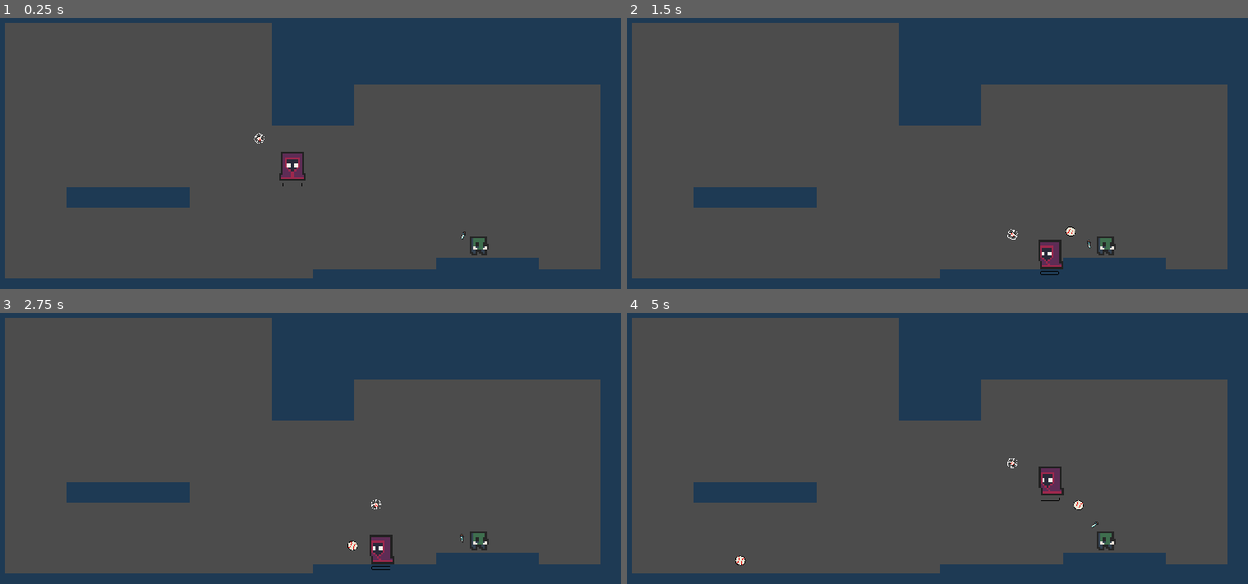
Above: before the commit, frames 1-4 (two rows, left to right).
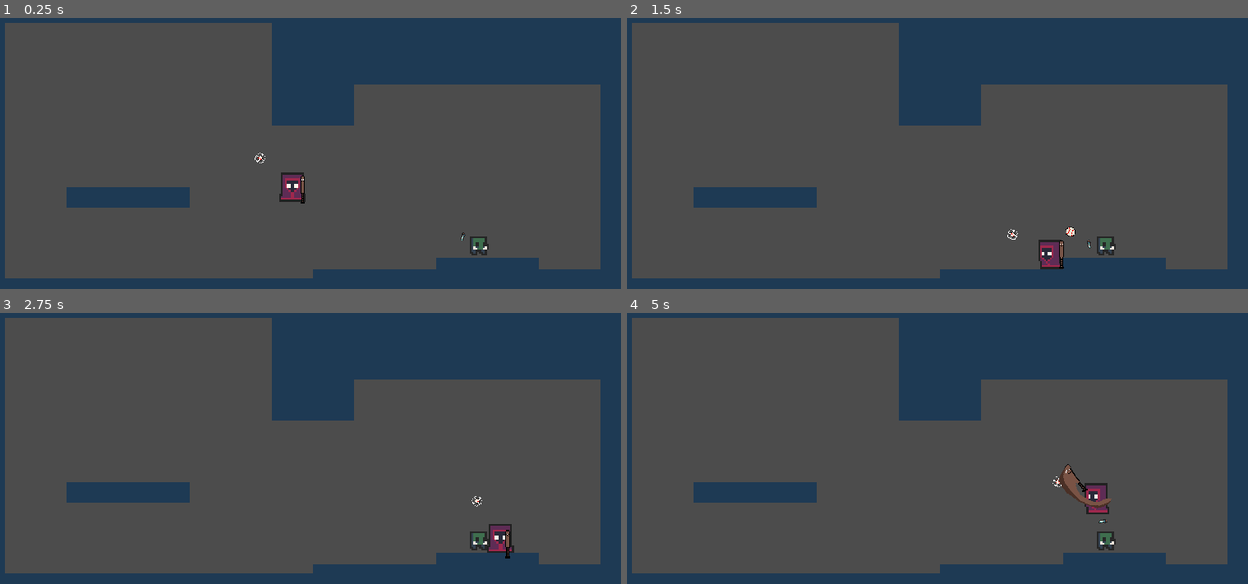
Above: after the commit, the same moments.

Repository: Kiingst/Dont-Bring-a-Bat-to-Gun-Fight
Game: Godot game, scene res://Assets/Levels/Level_Script/Base_Level.tscn
Same seed, same stepped clock (60 frames per second), same inputs: the game is played once before the commit and once after it.
Inputs (mouse positions are in pixels of both pictures, inside the frame that each line leads up to):
- Up to frame 1 (0.25 s): no input
- Up to frame 2 (1.5 s): move the mouse to (1061, 107) at 0.52 s; press the mouse at (1061, 107) at 0.53 s; hold D (Move_Right) from 0.53 s (still down); tap Space (jump) at 0.77 s; right-click (1061, 107) at 0.8 s; move the mouse to (788, 145) at 1.27 s; release the mouse at (788, 145) at 1.28 s; right-click (788, 145) at 1.35 s
- Up to frame 3 (2.75 s): tap Space (jump) at 1.52 s; click (161, 440) at 1.55 s; move the mouse to (360, 334) at 2.02 s; release D (Move_Right) at 2.03 s; press the mouse at (360, 334) at 2.03 s; hold A (Move_Left) from 2.03 s (still down); right-click (360, 334) at 2.3 s
- Up to frame 4 (5 s): move the mouse to (887, 497) at 2.77 s; release A (Move_Left) at 2.78 s; release the mouse at (887, 497) at 2.78 s; hold D (Move_Right) 2.78-4.28 s; tap E (Charge) at 2.85 s; tap Space (jump) at 3.02, 3.77, 4.52 s; click (887, 497) at 3.05 s; move the mouse to (1117, 478) at 3.52 s; hold Right mouse button (Parry) 3.53-4.28 s; move the mouse to (720, 361) at 4.27 s; hold A (Move_Left) from 4.28 s (still down); tap Shift (dash) at 4.35 s; click (720, 361) at 4.55 s

The runs differ from the first frame. In frame 1, 0.7% of the frame differs, in the area x 40-75%, y 42-83%; in frame 2, 0.1%; in frame 3, 1.0%; in frame 4, 1.3%, in the area x 17-79%, y 53-94%.

Commit message:
fixed bat collsion with new ball physics

Diff:
--- a/Assets/Enemys/Test_Enemy/Enemy_Type_2.gd
+++ b/Assets/Enemys/Test_Enemy/Enemy_Type_2.gd
@@ -112,6 +112,9 @@
 		take_damage(w.Bullet_Damage)
 		print("enemy took ", w.Bullet_Damage, " damge from, ", area)
 		w.queue_free()
+	elif "Bat" in area.name:
+		take_damage(area.get_parent().Bullet_Damage)
+		print("enemy took ", area.get_parent().Bullet_Damage, " damge from, ", area)
 
 
 func _on_Timer_timeout():
--- a/Assets/Levels/Level_Script/Base_Level.tscn
+++ b/Assets/Levels/Level_Script/Base_Level.tscn
@@ -1,8 +1,8 @@
 [gd_scene load_steps=5 format=2]
 
+[ext_resource path="res://Assets/Player/Player_Script/Hitter/Player_Hitter.tscn" type="PackedScene" id=1]
 [ext_resource path="res://Assets/Levels/Level_Script/2dTileMap.tscn" type="PackedScene" id=2]
 [ext_resource path="res://Assets/Enemys/Test_Enemy/Enemy_Type_2.tscn" type="PackedScene" id=3]
-[ext_resource path="res://Assets/Player/Player_Script/Catcher/Player_Catcher.tscn" type="PackedScene" id=4]
 [ext_resource path="res://Assets/Levels/Level_Script/Base_Level.gd" type="Script" id=5]
 
 [node name="Base_Level" type="Node2D"]
@@ -24,5 +24,4 @@
 Bullet_Damage = 1
 Bullet_Speed = 100
 
-[node name="Player" parent="." instance=ExtResource( 4 )]
-balls_in_inventory = 50
+[node name="Player" parent="." instance=ExtResource( 1 )]
--- a/Assets/Player/Player_Script/Base_Player.gd
+++ b/Assets/Player/Player_Script/Base_Player.gd
@@ -78,13 +78,8 @@
 
 
 func _on_Player_area_entered(area):
-	if "Bullet" in area.name:
+	if "Hit_Area" in area.name:
 		var w = area.get_parent()
 		take_damage(w.Bullet_Damage)
 		print("player took ",w.Bullet_Damage," damage from ", area )
 		w.queue_free()
-	elif "Hit_Area" in area.name:
-		var w = area.get_parent()
-		take_damage(w.Bullet_Damage)
-		print("player took ",w.Bullet_Damage," damage from ", area )
-		w.queue_free()
--- a/Assets/Player/Player_Script/Catcher/Player_Catcher.gd
+++ b/Assets/Player/Player_Script/Catcher/Player_Catcher.gd
@@ -78,11 +78,7 @@
 
 func catch():
 	for index in $offset/Catch_Area.get_overlapping_areas():
-		if "Bullet" in index.name:
-			print("caught ", index.get_parent())
-			emit_signal("catch", index)
-			balls_in_inventory += 1
-		elif "Hit_Area" in index.name:
+		if "catch_area" in index.name:
 			print("caught ", index.get_parent())
 			emit_signal("catch", index)
 			balls_in_inventory += 1
--- a/Assets/Player/Player_Script/Catcher/Player_Catcher.tscn
+++ b/Assets/Player/Player_Script/Catcher/Player_Catcher.tscn
@@ -30,9 +30,6 @@
 }
 
 [sub_resource type="AnimationNodeStateMachinePlayback" id=3]
-
-[sub_resource type="CapsuleShape2D" id=4]
-radius = 16.015
 
 [node name="Player" type="KinematicBody2D"]
 scale = Vector2( 0.999066, 1.00702 )
@@ -76,10 +73,8 @@
 
 [node name="Catch_Area" type="Area2D" parent="offset"]
 
-[node name="CollisionShape2D" type="CollisionShape2D" parent="offset/Catch_Area"]
-position = Vector2( 62.5608, 2.17713e-08 )
-rotation = 1.5708
-shape = SubResource( 4 )
+[node name="CollisionPolygon2D" type="CollisionPolygon2D" parent="offset/Catch_Area"]
+polygon = PoolVector2Array( 24.0224, 22.8397, 41.0383, 27.8048, 68.0636, 27.8048, 83.0776, 15.8885, 82.0767, -15.8885, 67.0626, -23.8327, 39.0365, -23.8327, 31.029, -18.8675, 23.0215, -12.9094 )
 
 [node name="Cross_Hair" type="Sprite" parent="."]
 scale = Vector2( 0.25, 0.25 )
--- a/Assets/Player/Player_Script/Hitter/Player_Hitter.gd
+++ b/Assets/Player/Player_Script/Hitter/Player_Hitter.gd
@@ -6,6 +6,7 @@
 var keyvaluepos
 var keyvaluerot
 export (int) var Bat_damage
+export (int) var bat_power
 
 
 onready var animation_tree = get_node("AnimationTree")
@@ -124,3 +125,10 @@
 
 func _on_swing_movement_timeout():
 	pass
+
+
+
+func _on_Player_Weapon_ball(area):
+	var w = area.get_parent()
+	w.applied_force = Vector2(0,0)
+	w.apply_central_impulse(look_vec.normalized() * bat_power)
--- a/Assets/Player/Player_Script/Hitter/Player_Hitter.tscn
+++ b/Assets/Player/Player_Script/Hitter/Player_Hitter.tscn
@@ -22,6 +22,7 @@
 jump_count = 3
 Length_from_player = 40
 Bat_damage = 2
+bat_power = 400
 
 [node name="CollisionShape2D" type="CollisionShape2D" parent="."]
 position = Vector2( 0, 7.875 )
@@ -63,6 +64,8 @@
 wait_time = 0.6
 one_shot = true
 
+[connection signal="area_entered" from="Player" to="." method="_on_Player_area_entered"]
 [connection signal="Done" from="Player_Weapon" to="." method="_on_Player_Weapon_Done"]
+[connection signal="ball" from="Player_Weapon" to="." method="_on_Player_Weapon_ball"]
 [connection signal="timeout" from="Swing_Cooldown" to="." method="_on_Swing_Cooldown_timeout"]
 [connection signal="timeout" from="Swing_movement" to="." method="_on_swing_movement_timeout"]
--- a/Assets/Player/Player_Script/Hitter/Player_Weapon.gd
+++ b/Assets/Player/Player_Script/Hitter/Player_Weapon.gd
@@ -1,5 +1,6 @@
 extends Node2D
 signal Done
+signal ball
 export (int) var Bullet_Damage
 # Declare member variables here. Examples:
 # var a = 2
@@ -34,3 +35,9 @@
 
 func _on_FollowThrough_timeout():
 	emit_signal("Done", "Followthrough")
+
+
+func _on_Bat_Area_area_entered(area):
+	if "Hit_Area" in area.name:
+		emit_signal("ball", area)
+		print("emmiting signal from bat")
--- a/Assets/Player/Player_Script/Hitter/Player_Weapon.tscn
+++ b/Assets/Player/Player_Script/Hitter/Player_Weapon.tscn
@@ -205,7 +205,7 @@
 "values": [ ExtResource( 1 ) ]
 }
 tracks/5/type = "value"
-tracks/5/path = NodePath("Player_Weapon/Bat_Hit_Area/CollisionPolygon2D:disabled")
+tracks/5/path = NodePath("Player_Weapon/Bat_Area/CollisionPolygon2D:disabled")
 tracks/5/interp = 1
 tracks/5/loop_wrap = true
 tracks/5/imported = false
@@ -295,7 +295,7 @@
 "values": [ ExtResource( 1 ) ]
 }
 tracks/5/type = "value"
-tracks/5/path = NodePath("Player_Weapon/Bat_Hit_Area/CollisionPolygon2D:disabled")
+tracks/5/path = NodePath("Player_Weapon/Bat_Area/CollisionPolygon2D:disabled")
 tracks/5/interp = 1
 tracks/5/loop_wrap = true
 tracks/5/imported = false
@@ -385,7 +385,7 @@
 "values": [ ExtResource( 5 ) ]
 }
 tracks/5/type = "value"
-tracks/5/path = NodePath("Player_Weapon/Bat_Hit_Area/CollisionPolygon2D:disabled")
+tracks/5/path = NodePath("Player_Weapon/Bat_Area/CollisionPolygon2D:disabled")
 tracks/5/interp = 1
 tracks/5/loop_wrap = true
 tracks/5/imported = false
@@ -397,7 +397,7 @@
 "values": [ false, true ]
 }
 tracks/6/type = "value"
-tracks/6/path = NodePath("Player_Weapon/Bat_Hit_Area/CollisionPolygon2D:scale")
+tracks/6/path = NodePath("Player_Weapon/Bat_Area/CollisionPolygon2D:scale")
 tracks/6/interp = 1
 tracks/6/loop_wrap = true
 tracks/6/imported = false
@@ -475,7 +475,7 @@
 "values": [ ExtResource( 6 ) ]
 }
 tracks/5/type = "value"
-tracks/5/path = NodePath("Player_Weapon/Bat_Hit_Area/CollisionPolygon2D:disabled")
+tracks/5/path = NodePath("Player_Weapon/Bat_Area/CollisionPolygon2D:disabled")
 tracks/5/interp = 1
 tracks/5/loop_wrap = true
 tracks/5/imported = false
@@ -499,7 +499,7 @@
 "values": [ Vector2( 0.25, 0.25 ) ]
 }
 tracks/7/type = "value"
-tracks/7/path = NodePath("Player_Weapon/Bat_Hit_Area/CollisionPolygon2D:scale")
+tracks/7/path = NodePath("Player_Weapon/Bat_Area/CollisionPolygon2D:scale")
 tracks/7/interp = 1
 tracks/7/loop_wrap = true
 tracks/7/imported = false
@@ -563,7 +563,7 @@
 "values": [ ExtResource( 1 ) ]
 }
 tracks/4/type = "value"
-tracks/4/path = NodePath("Player_Weapon/Bat_Hit_Area/CollisionPolygon2D:disabled")
+tracks/4/path = NodePath("Player_Weapon/Bat_Area/CollisionPolygon2D:disabled")
 tracks/4/interp = 1
 tracks/4/loop_wrap = true
 tracks/4/imported = false
@@ -692,7 +692,7 @@
 "values": [ ExtResource( 1 ) ]
 }
 tracks/5/type = "value"
-tracks/5/path = NodePath("Player_Weapon/Bat_Hit_Area/CollisionPolygon2D:disabled")
+tracks/5/path = NodePath("Player_Weapon/Bat_Area/CollisionPolygon2D:disabled")
 tracks/5/interp = 1
 tracks/5/loop_wrap = true
 tracks/5/imported = false
@@ -716,7 +716,7 @@
 "values": [ Vector2( 0.25, 0.25 ) ]
 }
 tracks/7/type = "value"
-tracks/7/path = NodePath("Player_Weapon/Bat_Hit_Area/CollisionPolygon2D:scale")
+tracks/7/path = NodePath("Player_Weapon/Bat_Area/CollisionPolygon2D:scale")
 tracks/7/interp = 1
 tracks/7/loop_wrap = true
 tracks/7/imported = false
@@ -909,10 +909,10 @@
 texture = ExtResource( 1 )
 script = ExtResource( 2 )
 
-[node name="Bat_Hit_Area" type="Area2D" parent="Player_Weapon"]
+[node name="Bat_Area" type="Area2D" parent="Player_Weapon"]
 scale = Vector2( 4, 4 )
 
-[node name="CollisionPolygon2D" type="CollisionPolygon2D" parent="Player_Weapon/Bat_Hit_Area"]
+[node name="CollisionPolygon2D" type="CollisionPolygon2D" parent="Player_Weapon/Bat_Area"]
 position = Vector2( -1, -25 )
 polygon = PoolVector2Array( 2, -18, -25, -16, -28, -10, -10, 13, 4, 14, 12, 27, 11, 51, 1, 61, -0.999998, 70, 9.00961, 68.8731, 19.5, 57.0429, 21.2942, 42.1506, 21.7224, 26.8923, 18.9186, 10.0359, 13.1506, -3.95449 )
 
@@ -950,6 +950,7 @@
 
 [node name="Timer" type="Timer" parent="."]
 
+[connection signal="area_entered" from="Player_Weapon/Bat_Area" to="." method="_on_Bat_Area_area_entered"]
 [connection signal="animation_finished" from="AnimationPlayer" to="." method="_on_AnimationPlayer_animation_finished"]
 [connection signal="timeout" from="Left_ChargeTime" to="." method="_on_ChargeTime_timeout"]
 [connection signal="timeout" from="Swing" to="." method="_on_Swing_timeout"]
--- a/Assets/baseball/script/Bullet.gd
+++ b/Assets/baseball/script/Bullet.gd
@@ -2,7 +2,6 @@
 
 var Bullet_Speed
 var Bullet_Damage
-export (int) var Bullet_lifetime
 var dir
 var kill = true
 
@@ -27,18 +26,8 @@
 	position = _position
 	rotation = _direction.angle()
 	dir = _direction
-	$Lifetime.wait_time = Bullet_lifetime
 	Bullet_velocity = _direction * _speed
-	$Lifetime.start()
 	apply_central_impulse(Bullet_velocity)
-
-func startAng(_position, _angle):
-	position = _position
-	rotation = _angle - PI
-	var test = _angle - PI
-	var direction = Vector2(1,0).rotated(test)
-	$Lifetime.start()
-	Bullet_velocity = direction * Bullet_Speed
 
 func _process(delta):
 	pass
--- a/Assets/baseball/script/Player_Bullet.tscn
+++ b/Assets/baseball/script/Player_Bullet.tscn
@@ -1,12 +1,16 @@
-[gd_scene load_steps=5 format=2]
+[gd_scene load_steps=6 format=2]
 
 [ext_resource path="res://Assets/baseball/script/Bullet.tscn" type="PackedScene" id=1]
 [ext_resource path="res://Assets/baseball/model/ball.png" type="Texture" id=2]
 
 [sub_resource type="CircleShape2D" id=2]
-radius = 8.06226
+radius = 5.0
 
 [sub_resource type="CircleShape2D" id=3]
+radius = 10.5
+
+[sub_resource type="CircleShape2D" id=4]
+radius = 8.0
 
 [node name="Player_Bullet" instance=ExtResource( 1 )]
 collision_layer = 15
@@ -21,9 +25,17 @@
 [node name="CollisionShape2D" parent="Hit_Area" index="0"]
 shape = SubResource( 3 )
 
+[node name="Lifetime" parent="." index="3"]
+autostart = true
+
 [node name="invincibility" type="Timer" parent="." index="4"]
 wait_time = 0.5
 one_shot = true
 autostart = true
 
+[node name="catch_area" type="Area2D" parent="." index="5"]
+
+[node name="CollisionShape2D" type="CollisionShape2D" parent="catch_area" index="0"]
+shape = SubResource( 4 )
+
 [connection signal="timeout" from="invincibility" to="." method="_on_invincibility_timeout"]
Not shown: 1 places in Assets/Player/Player_Script/Catcher/Player_Catcher.tscn that only renumber resources
